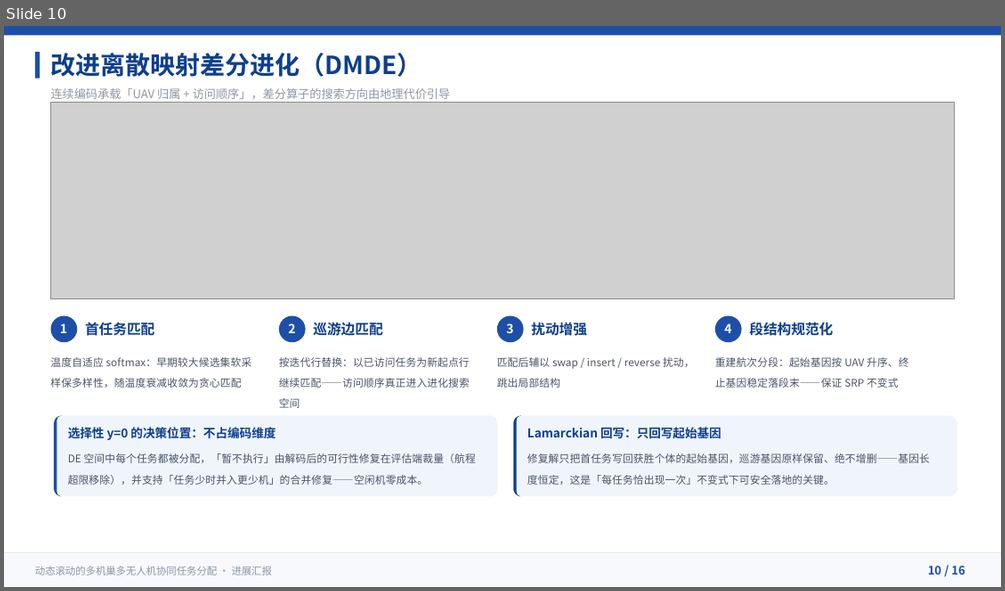
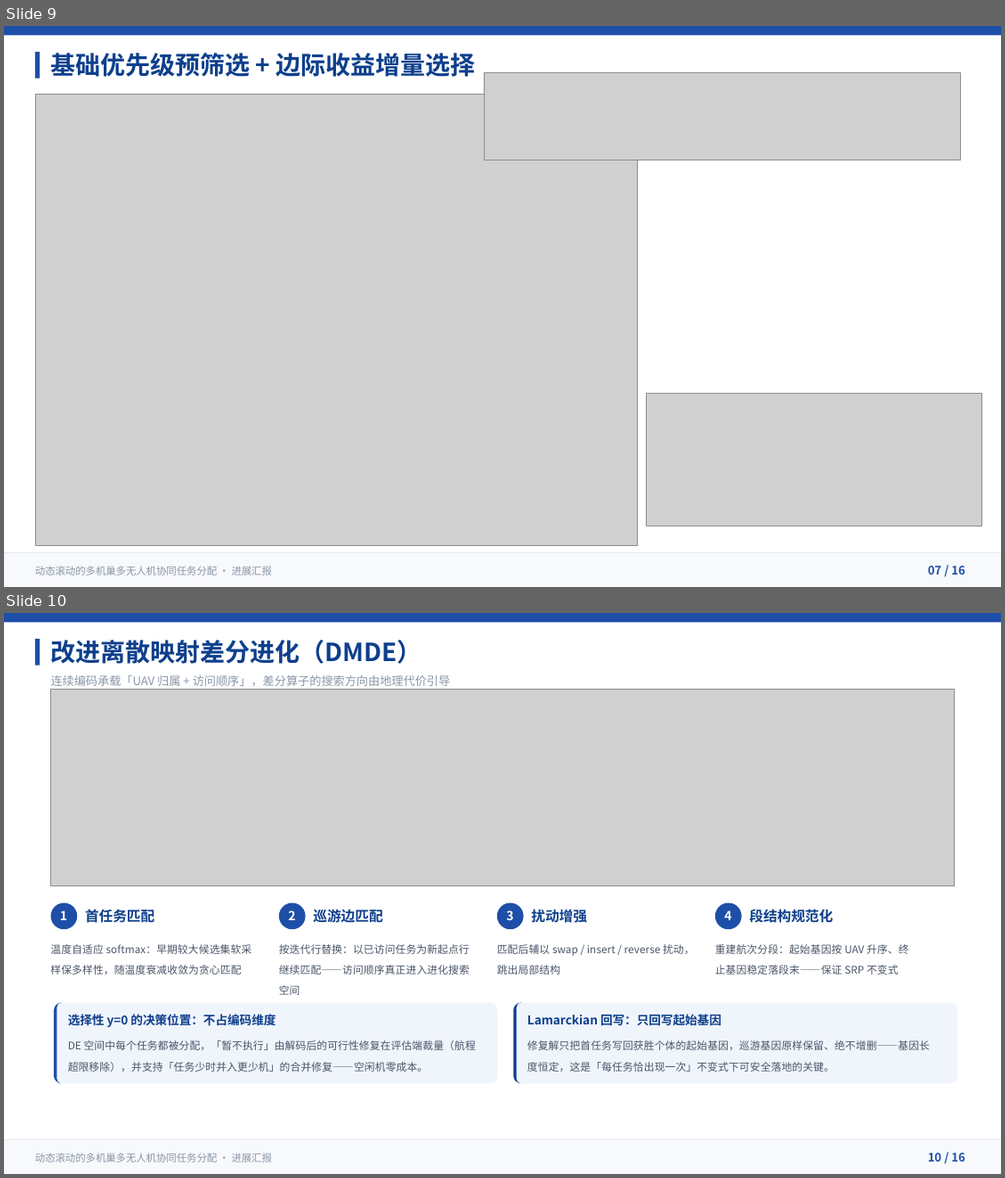
Before and after one commit to 909347194/ExperimentForGraduation, a slide deck: UAV协同任务分配方法-进展汇报/UAV协同任务分配方法-进展汇报.pptx. Shown one above the other, each under a label of ours: slide 10 before the commit, slides 9 and 10 after it. The pictures are 1005x591 and 1005x1178 pixels, drawn with LibreOffice and Linux fonts; fonts in the diff are those of the drawing; grey boxes stand for pictures. Boxes give left, top, right and bottom in pixels: in the first picture for what was removed or moved away, otherwise in the second. Text is boxed around its words. In the diff, an @@ line names an element or a change of style, - is before the commit and + after.

```diff
--- a/UAV协同任务分配方法-进展汇报/UAV协同任务分配方法-进展汇报.pptx
+++ b/UAV协同任务分配方法-进展汇报/UAV协同任务分配方法-进展汇报.pptx
@@ slide 9 added at box(4, 26, 1001, 587), background #FFFFFF @@
@@ rectangle added at box(4, 26, 1001, 35), fill #1E4FA8 @@
@@ rectangle added at box(35, 52, 40, 78), fill #1E4FA8 @@
@@ text added at box(51, 53, 476, 77), 24 pt, text #0E3F8C, bold @@
+基础优先级预筛选 + 边际收益增量选择
@@ picture added at box(484, 72, 961, 160) @@
@@ picture added at box(35, 94, 638, 546) @@
@@ picture added at box(647, 393, 982, 525) @@
@@ rectangle added at box(4, 553, 1001, 587), fill #F7F9FC @@
@@ freeform shape added at box(4, 553, 1001, 587), fill #E5E7EB @@
@@ text added at box(35, 565, 272, 575), 9.8 pt, text #8B97A8 @@
+动态滚动的多机巢多无人机协同任务分配 · 进展汇报
@@ text added at box(928, 565, 965, 574), 11.2 pt, text #1E4FA8, bold @@
+07 / 16
```
Also in this commit, not shown: 3 slides changed, 2 other slides added, 1 slide removed, 55 other files.
